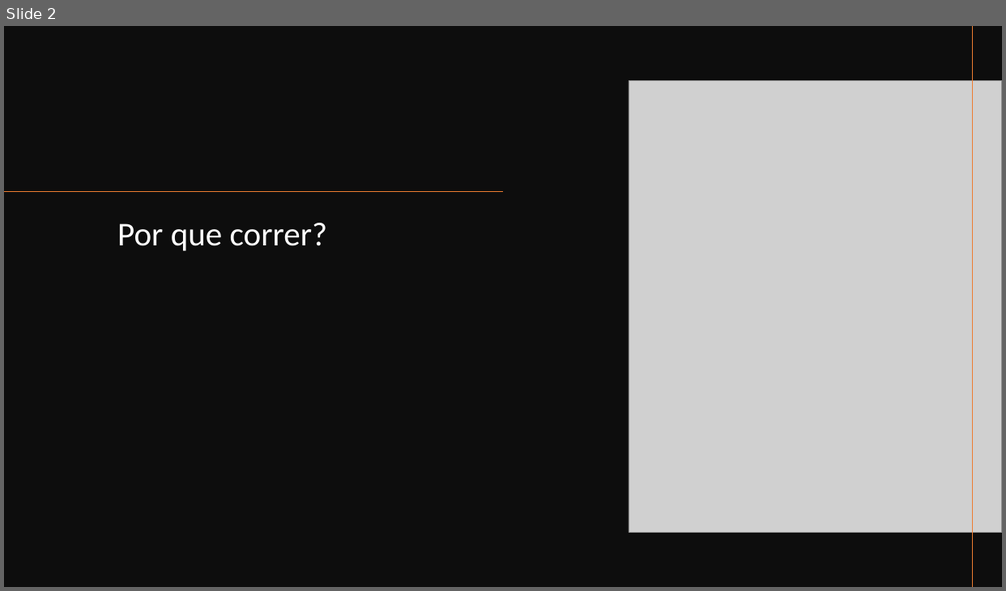
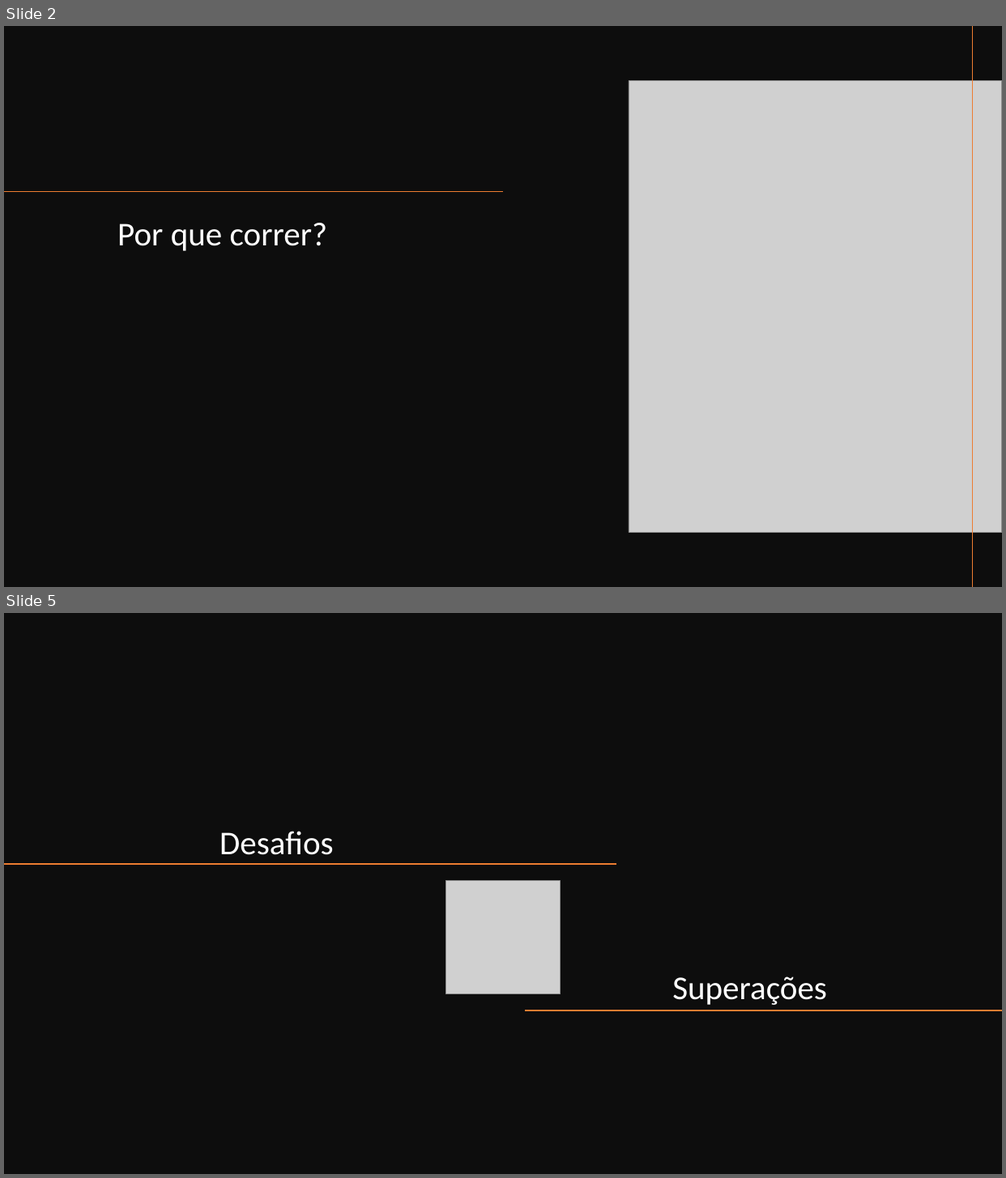
Before and after one commit to glvPedro/keep-running, a slide deck: documents/KEEP RUNNING.pptx. Shown one above the other, each under a label of ours: slide 2 before the commit, slides 2 and 5 after it; the slides between them are not shown. The pictures are 1006x591 and 1006x1178 pixels, drawn with LibreOffice and Linux fonts; fonts in the diff are those of the drawing; grey boxes stand for pictures. Boxes give left, top, right and bottom in pixels: in the first picture for what was removed or moved away, otherwise in the second. Text is boxed around its words. In the diff, an @@ line names an element or a change of style, - is before the commit and + after.

```diff
--- a/documents/KEEP RUNNING.pptx
+++ b/documents/KEEP RUNNING.pptx
@@ slide 5 added at bbox=[4, 613, 1002, 1174], background #FFFFFF @@
@@ rectangle added at bbox=[4, 613, 1002, 1174], fill #0D0D0D @@
@@ text added at bbox=[219, 831, 334, 855], 32 pt, text #FFFFFF @@
+Desafios
@@ line added from (617, 865) to (4, 865), #ED7D31 1 pt @@
@@ picture added at bbox=[446, 881, 560, 995] @@
@@ text added at bbox=[672, 977, 827, 1005], 32 pt, text #FFFFFF @@
+Superações
@@ line added from (1002, 1011) to (525, 1011), #ED7D31 1 pt @@
```
Also in this commit, not shown: 2 slides changed, 1 other slide added, 2 slides removed, 5 other files.
